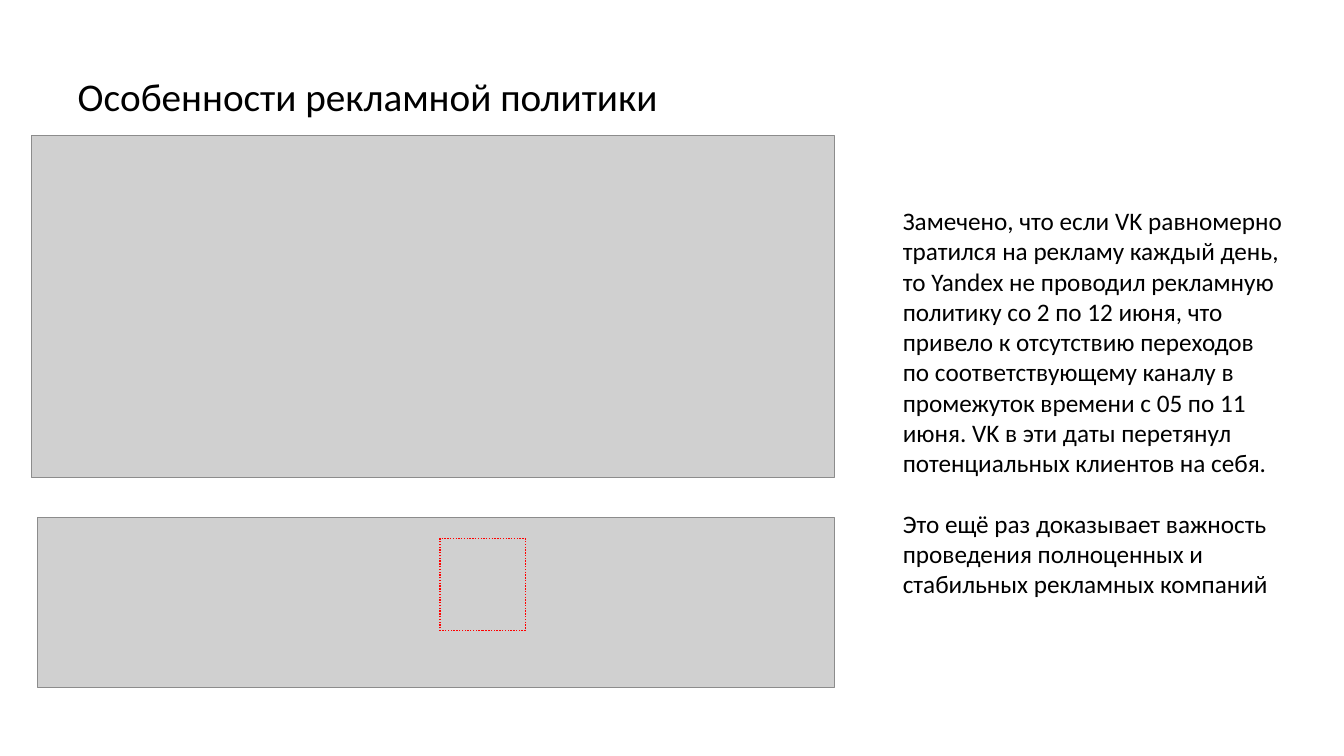
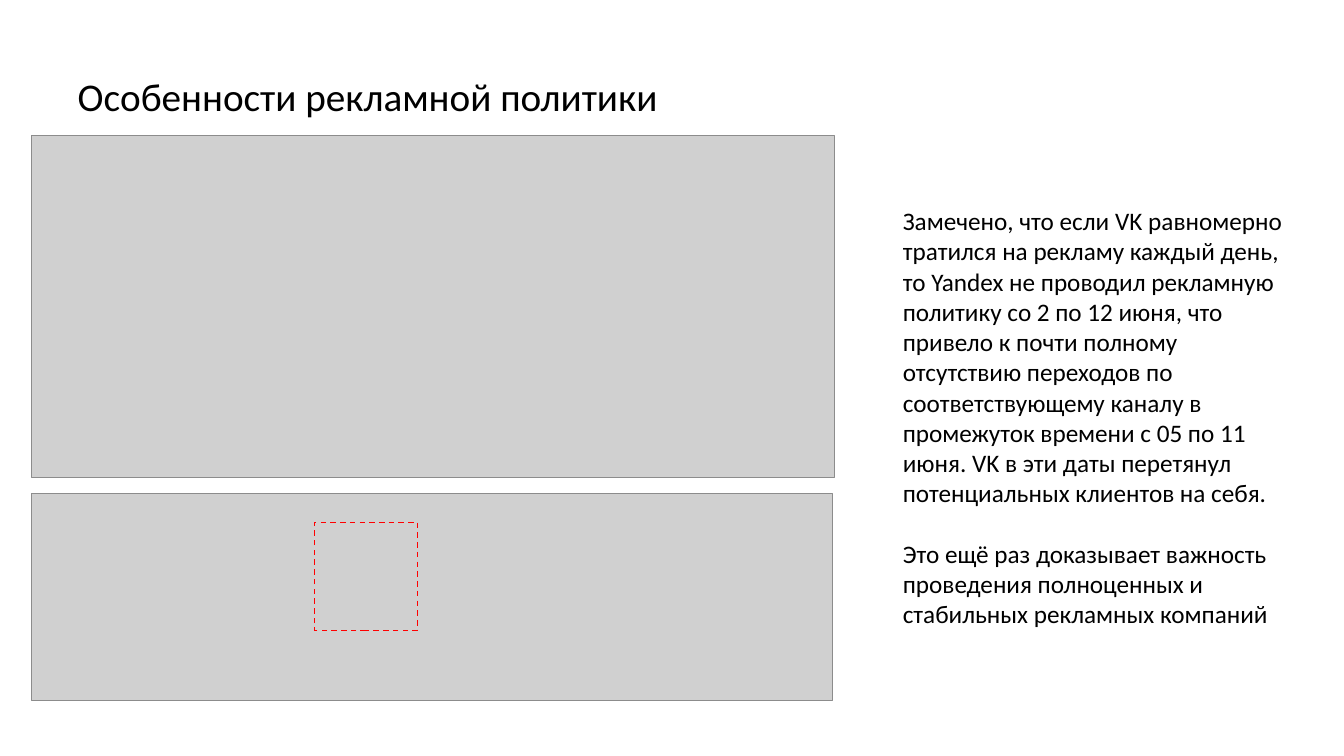
Before and after one commit to IcePenguinDiscoPanda/data-analytics-project-96, a slide deck: slide 7 of presentation.pptx. Drawn at 1344x756 pixels with LibreOffice and Linux fonts; fonts in the diff are those of the drawing; grey boxes stand for pictures. Boxes give left, top, right and bottom in pixels: in the first picture for what was removed or moved away, otherwise in the second. Text is boxed around its words. In the diff, an @@ line names an element or a change of style, - is before the commit and + after.

```diff
--- a/presentation.pptx
+++ b/presentation.pptx
@@ text at (903,213,1282,506): text changed @@
-Замечено, что если VK равномерно тратился на рекламу каждый день, то Yandex не проводил рекламную политику со 2 по 12 июня, что привело к отсутствию переходов по соответствующему каналу в промежуток времени с 05 по 11 июня. VK в эти даты перетянул потенциальных клиентов на себя.
+Замечено, что если VK равномерно тратился на рекламу каждый день, то Yandex не проводил рекламную политику со 2 по 12 июня, что привело к почти полному отсутствию переходов по соответствующему каналу в промежуток времени с 05 по 11 июня. VK в эти даты перетянул потенциальных клиентов на себя.
@@ picture: place and size @@
-picture at (37,517,834,688)
+picture at (31,494,833,701)
@@ rectangle: place and size @@
-rectangle at (440,538,525,630)
+rectangle at (315,522,417,630)
```
Also in this commit, not shown: 1 other file.
